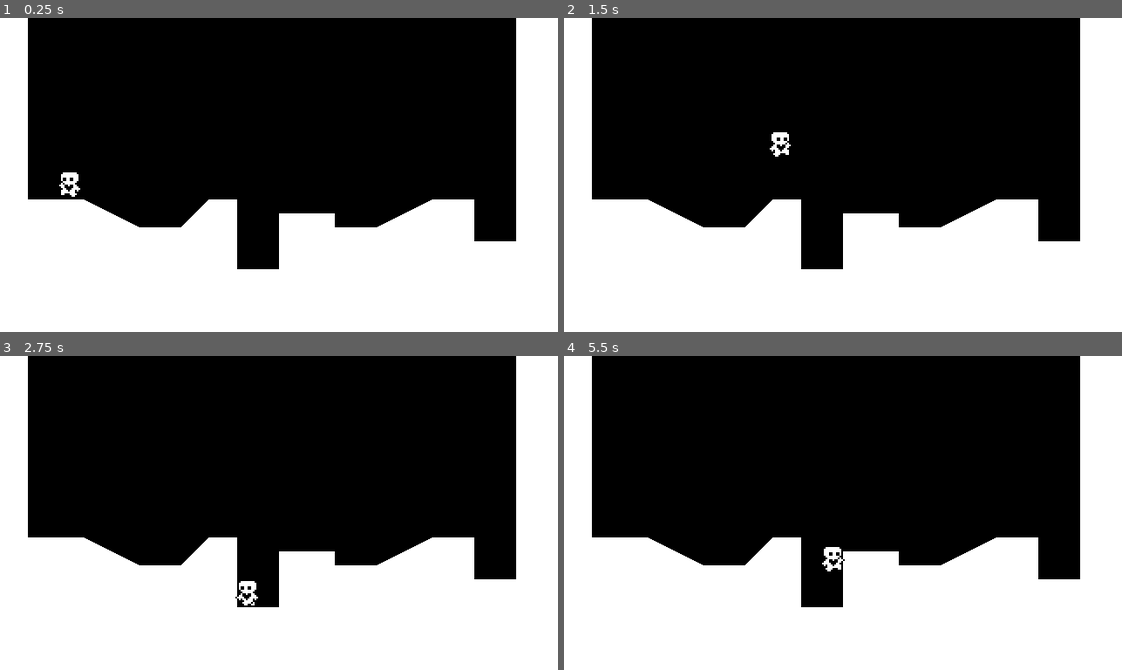
Above: before the commit, frames 1-4 (two rows, left to right).
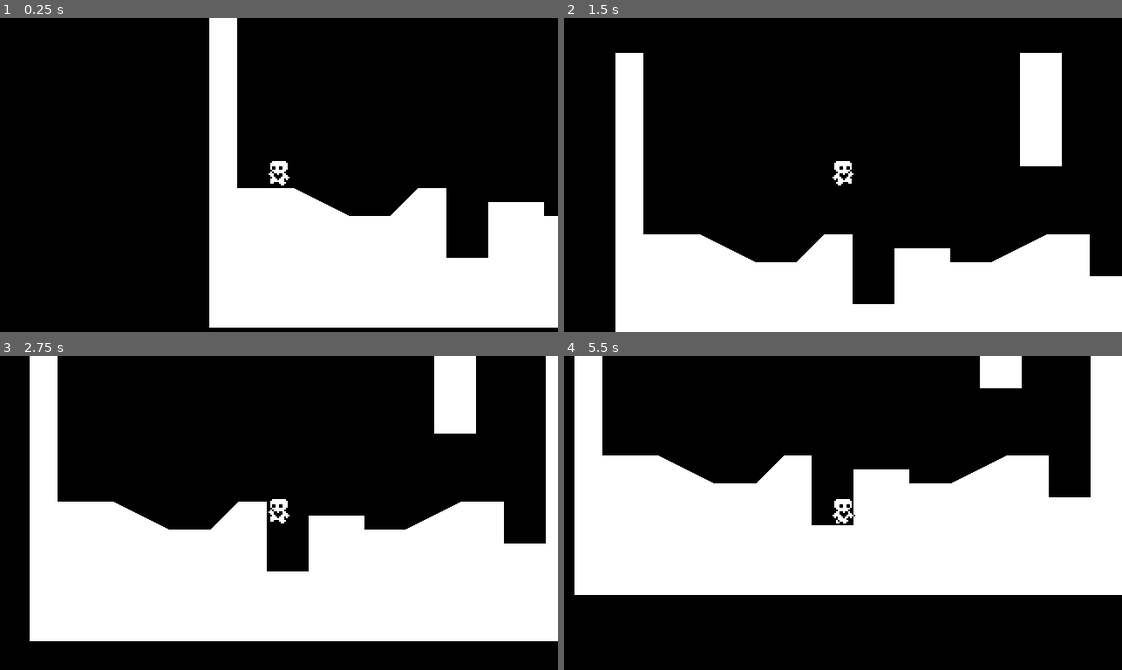
Above: after the commit, the same moments.

Repository: anqeloh/HeartPlatformer
Game: Godot game, scene res://Scenes/world.tscn
Same seed, same stepped clock (60 frames per second), same inputs: the game is played once before the commit and once after it.
Inputs:
- Up to frame 1 (0.25 s): no input
- Up to frame 2 (1.5 s): hold Right (ui_right) from 0.53 s (still down); tap Up (ui_up) at 0.6, 0.77, 1.07, 1.35 s
- Up to frame 3 (2.75 s): tap Up (ui_up) at 1.52, 1.82, 2.1 s; release Right (ui_right) at 2.03 s; hold Left (ui_left) from 2.03 s (still down)
- Up to frame 4 (5.5 s): release Left (ui_left) at 2.78 s; hold Right (ui_right) 2.78-4.28 s; tap Up (ui_up) at 2.85, 3.02, 3.32, 3.6, 3.77, 4.07, 4.35, 4.52, 4.82, 5.1 s; hold Left (ui_left) 4.28-5.03 s; hold Right (ui_right) from 5.03 s (still down)

The runs differ from the first frame. In frame 1, 31% of the frame differs, in the area x 0-100%, y 0-100%; in frame 2, 27%; in frame 3, 32%; in frame 4, 50%.

Commit message:
Progress Check #4 - Completed

Diff:
--- /dev/null
+++ b/Resources/DefaultMovementData.tres
@@ -0,0 +1,13 @@
+[gd_resource type="Resource" script_class="PlayerMovementData" load_steps=2 format=3 uid="uid://cm58cv8wbjwle"]
+
+[ext_resource type="Script" path="res://Scripts/PlayerMovementData.gd" id="1_kjaxs"]
+
+[resource]
+script = ExtResource("1_kjaxs")
+speed = 100.0
+acceleration = 1000.0
+friction = 1000
+jump_velocity = -300.0
+gravity_scale = 1.0
+air_resistance = 200.0
+air_acceleration = 400.0
--- /dev/null
+++ b/Resources/FasterMovementData.tres
@@ -0,0 +1,13 @@
+[gd_resource type="Resource" script_class="PlayerMovementData" load_steps=2 format=3 uid="uid://l1jgsvm7i511"]
+
+[ext_resource type="Script" path="res://Scripts/PlayerMovementData.gd" id="1_56hef"]
+
+[resource]
+script = ExtResource("1_56hef")
+speed = 120.0
+acceleration = 1000.0
+friction = 1000
+jump_velocity = -350.0
+gravity_scale = 1.0
+air_resistance = 200.0
+air_acceleration = 800.0
--- /dev/null
+++ b/Resources/SlowMovementData.tres
@@ -0,0 +1,11 @@
+[gd_resource type="Resource" script_class="PlayerMovementData" load_steps=2 format=3 uid="uid://tf2ktxqb3366"]
+
+[ext_resource type="Script" path="res://Scripts/PlayerMovementData.gd" id="1_bsvlk"]
+
+[resource]
+script = ExtResource("1_bsvlk")
+speed = 50.0
+acceleration = 600.0
+friction = 800
+jump_velocity = -250.0
+gravity_scale = 0.5
--- a/Scenes/player.tscn
+++ b/Scenes/player.tscn
@@ -1,7 +1,8 @@
-[gd_scene load_steps=13 format=3 uid="uid://d0kstsyrpm2b0"]
+[gd_scene load_steps=14 format=3 uid="uid://d0kstsyrpm2b0"]
 
-[ext_resource type="Script" path="res://player.gd" id="1_78pxo"]
+[ext_resource type="Script" path="res://Scripts/player.gd" id="1_dwg7g"]
 [ext_resource type="Texture2D" uid="uid://cc6r7057gdv65" path="res://Assets/player.png" id="2_jrpk8"]
+[ext_resource type="Resource" uid="uid://cm58cv8wbjwle" path="res://Resources/DefaultMovementData.tres" id="2_oht6j"]
 
 [sub_resource type="AtlasTexture" id="AtlasTexture_1vxxv"]
 atlas = ExtResource("2_jrpk8")
@@ -82,8 +83,9 @@
 
 [node name="Player" type="CharacterBody2D"]
 floor_constant_speed = true
-floor_snap_length = 2.0
-script = ExtResource("1_78pxo")
+floor_snap_length = 3.0
+script = ExtResource("1_dwg7g")
+movement_data = ExtResource("2_oht6j")
 
 [node name="AnimatedSprite2D" type="AnimatedSprite2D" parent="."]
 position = Vector2(0, -10)
@@ -99,3 +101,6 @@
 [node name="CoyoteJumpTimer" type="Timer" parent="."]
 wait_time = 0.1
 one_shot = true
+
+[node name="Camera2D" type="Camera2D" parent="."]
+position = Vector2(2.08165e-12, -8)
--- a/Scenes/world.tscn
+++ b/Scenes/world.tscn
@@ -1,7 +1,10 @@
-[gd_scene load_steps=3 format=3 uid="uid://cuh64w7wf43fk"]
+[gd_scene load_steps=4 format=3 uid="uid://cuh64w7wf43fk"]
 
 [ext_resource type="Script" path="res://Scripts/world.gd" id="1_62h40"]
 [ext_resource type="PackedScene" uid="uid://d0kstsyrpm2b0" path="res://Scenes/player.tscn" id="2_282bp"]
+
+[sub_resource type="RectangleShape2D" id="RectangleShape2D_0rsnj"]
+size = Vector2(23.5165, 64.8702)
 
 [node name="World" type="Node2D"]
 script = ExtResource("1_62h40")
@@ -15,3 +18,15 @@
 
 [node name="Player" parent="." instance=ExtResource("2_282bp")]
 position = Vector2(40, 72)
+
+[node name="StaticBody2D2" type="StaticBody2D" parent="."]
+
+[node name="CollisionShape2D" type="CollisionShape2D" parent="StaticBody2D2"]
+position = Vector2(244.328, 32.2892)
+shape = SubResource("RectangleShape2D_0rsnj")
+
+[node name="ColorRect" type="ColorRect" parent="StaticBody2D2/CollisionShape2D"]
+offset_left = -12.0
+offset_top = -32.0
+offset_right = 12.0
+offset_bottom = 33.0
--- /dev/null
+++ b/Scripts/PlayerMovementData.gd
@@ -0,0 +1,10 @@
+class_name PlayerMovementData
+extends Resource
+
+@export var speed = 100.0
+@export var acceleration = 800.0
+@export var friction = 1000
+@export var jump_velocity = -300.0
+@export var gravity_scale = 1.0
+@export var air_resistance = 200.0
+@export var air_acceleration = 400.0
--- /dev/null
+++ b/Scripts/player.gd
@@ -0,0 +1,81 @@
+extends CharacterBody2D
+
+@export var movement_data : PlayerMovementData
+
+var air_jump = false
+var just_wall_jumped = false
+var gravity = ProjectSettings.get_setting("physics/2d/default_gravity")
+
+@onready var animated_sprite_2d = $AnimatedSprite2D
+@onready var coyote_jump_timer = $CoyoteJumpTimer
+
+func _physics_process(delta):
+	apply_gravity(delta)
+	handle_wall_jump()
+	handle_jump()
+	var input_axis = Input.get_axis("ui_left", "ui_right")
+	handle_acceleration(input_axis, delta)
+	handle_air_acceleration(input_axis, delta)
+	apply_friction(input_axis, delta)
+	apply_air_resistance(input_axis, delta)
+	update_animations(input_axis)
+	var was_on_floor = is_on_floor()
+	move_and_slide()
+	var just_left_ledge = was_on_floor and not is_on_floor() and velocity.y >= 0
+	if just_left_ledge:
+		coyote_jump_timer.start()
+
+	just_wall_jumped = false
+
+func apply_gravity(delta):
+	if not is_on_floor():
+		velocity.y += gravity * movement_data.gravity_scale * delta
+
+func handle_wall_jump():
+	if not is_on_wall_only(): return
+	var wall_normal = get_wall_normal()
+	if Input.is_action_just_pressed("ui_up") and wall_normal == Vector2.LEFT:
+		velocity.x = wall_normal.x * movement_data.speed
+		velocity.y = movement_data.jump_velocity
+		just_wall_jumped = true
+
+func handle_jump():
+	if is_on_floor(): air_jump = true
+
+	if is_on_floor() or coyote_jump_timer.time_left > 0.0:
+		if Input.is_action_just_pressed("ui_up"):
+			velocity.y = movement_data.jump_velocity
+	if not is_on_floor():
+		if Input.is_action_just_released("ui_up") and velocity.y < movement_data.jump_velocity / 2:
+			velocity.y = movement_data.jump_velocity / 2
+
+		if Input.is_action_just_pressed("ui_up") and air_jump and not just_wall_jumped:
+			velocity.y = movement_data.jump_velocity * 0.8
+			air_jump = false
+
+func handle_acceleration(input_axis, delta):
+	if not is_on_floor(): return
+	if input_axis != 0:
+		velocity.x = move_toward(velocity.x, movement_data.speed * input_axis, movement_data.acceleration * delta)
+
+func handle_air_acceleration(input_axis, delta):
+	if is_on_floor(): return
+	if input_axis != 0:
+		velocity.x = move_toward(velocity.x, movement_data.speed * input_axis, movement_data.air_acceleration * delta)
+func apply_friction(input_axis, delta):
+		if input_axis == 0 and is_on_floor():
+			velocity.x = move_toward(velocity.x, 0, movement_data.friction * delta)
+
+func apply_air_resistance(input_axis, delta):
+	if input_axis == 0 and not is_on_floor():
+		velocity.x = move_toward(velocity.x, 0, movement_data.air_resistance * delta)
+
+func update_animations(input_axis):
+	if input_axis != 0:
+		animated_sprite_2d.flip_h = (input_axis < 0)
+		animated_sprite_2d.play("run")
+	else:
+		animated_sprite_2d.play("Idle")
+
+	if not is_on_floor():
+		animated_sprite_2d.play("jump")
--- a/player.gd
+++ /dev/null
@@ -1,55 +0,0 @@
-extends CharacterBody2D
-
-
-const SPEED = 100.0
-const ACCELERATION = 800.0
-const FRICTION = 1000
-const JUMP_VELOCITY = -300.0
-
-var gravity = ProjectSettings.get_setting("physics/2d/default_gravity")
-
-@onready var animated_sprite_2d = $AnimatedSprite2D
-@onready var coyote_jump_timer = $CoyoteJumpTimer
-
-func _physics_process(delta):
-	apply_gravity(delta)
-	handle_jump()
-	var input_axis = Input.get_axis("ui_left", "ui_right")
-	handle_acceleration(input_axis, delta)
-	apply_friction(input_axis, delta)
-	update_animations(input_axis)
-	var was_on_floor = is_on_floor()
-	move_and_slide()
-	var just_left_ledge = was_on_floor and not is_on_floor() and velocity.y >= 0
-	if just_left_ledge:
-		coyote_jump_timer.start()
-
-func apply_gravity(delta):
-	if not is_on_floor():
-		velocity.y += gravity * delta
-
-func handle_jump():
-	if is_on_floor() or coyote_jump_timer.time_left > 0.0:
-		if Input.is_action_just_pressed("ui_up"):
-			velocity.y = JUMP_VELOCITY
-	if not is_on_floor():
-		if Input.is_action_just_released("ui_up") and velocity.y < JUMP_VELOCITY / 2:
-			velocity.y = JUMP_VELOCITY / 2
-
-func handle_acceleration(input_axis, delta):
-	if input_axis != 0:
-		velocity.x = move_toward(velocity.x, SPEED * input_axis, ACCELERATION * delta)
-
-func apply_friction(input_axis, delta):
-		if input_axis == 0:
-			velocity.x = move_toward(velocity.x, 0, FRICTION * delta)
-
-func update_animations(input_axis):
-	if input_axis != 0:
-		animated_sprite_2d.flip_h = (input_axis < 0)
-		animated_sprite_2d.play("run")
-	else:
-		animated_sprite_2d.play("Idle")
-
-	if not is_on_floor():
-		animated_sprite_2d.play("jump")
